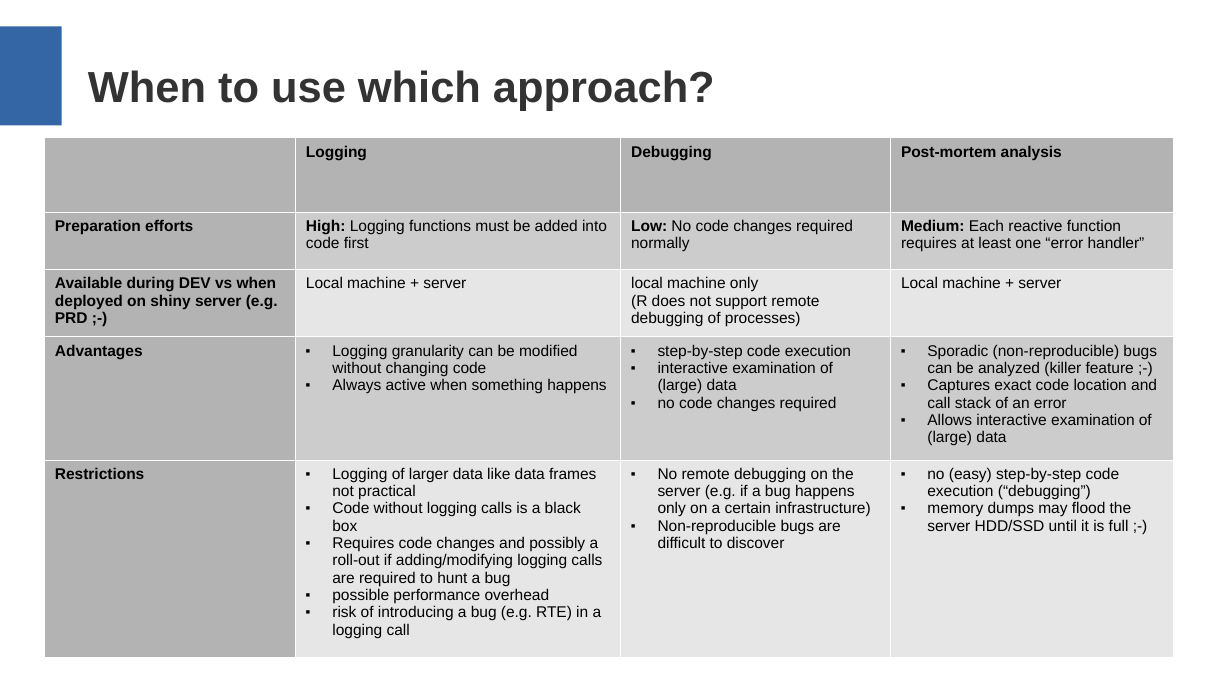
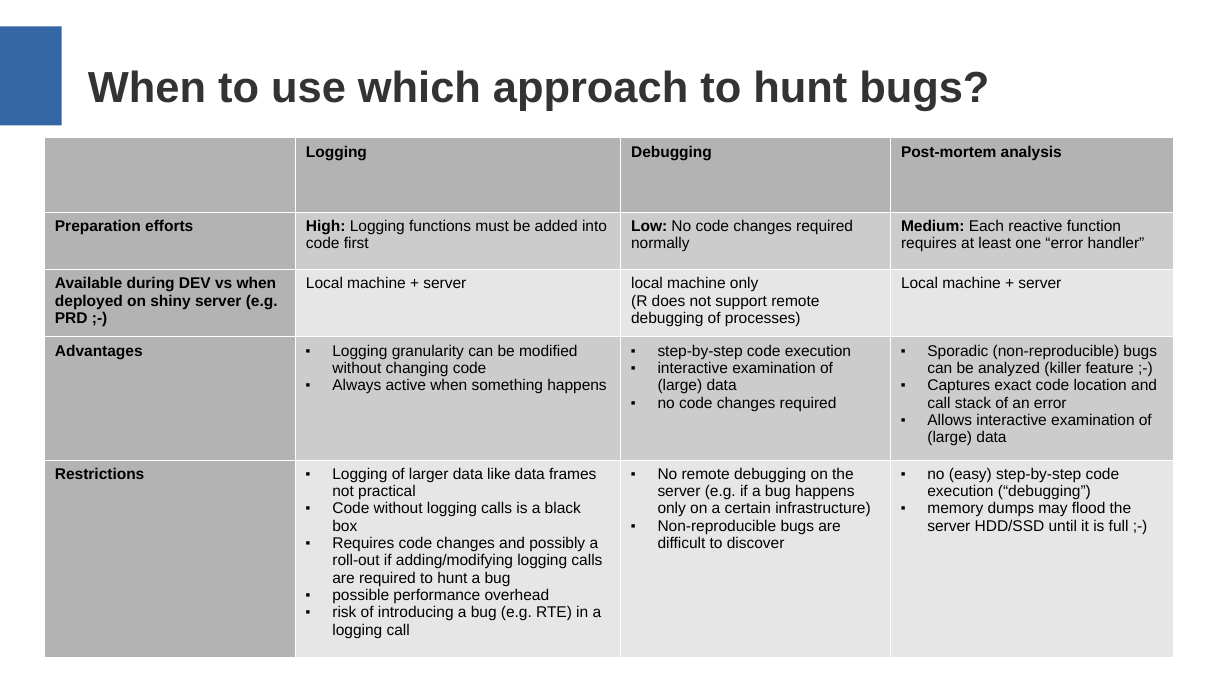
Before and after one commit to aryoda/R_shiny_post_mortem_analysis_training, a slide deck: slide 7 of Training slides.odp (slide 6 before the commit). Drawn at 1232x693 pixels with LibreOffice and Linux fonts; fonts in the diff are those of the drawing. Boxes give left, top, right and bottom in pixels: in the first picture for what was removed or moved away, otherwise in the second. Text is boxed around its words. In the diff, an @@ line names an element or a change of style, - is before the commit and + after.

```diff
--- a/Training slides.odp
+++ b/Training slides.odp
@@ title at [88,70,989,111]: text changed @@
-When to use which approach?
+When to use which approach to hunt bugs?
```
Also in this commit, not shown: 3 other slides changed, 4 slides added.
